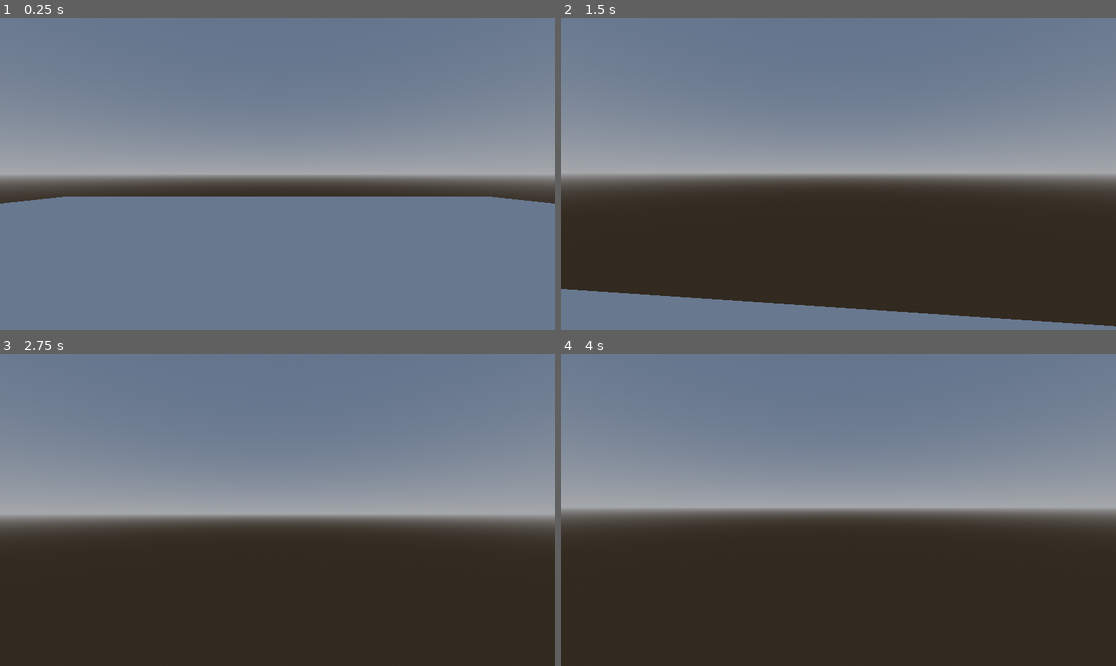
Above: before the commit, frames 1-4 (two rows, left to right).
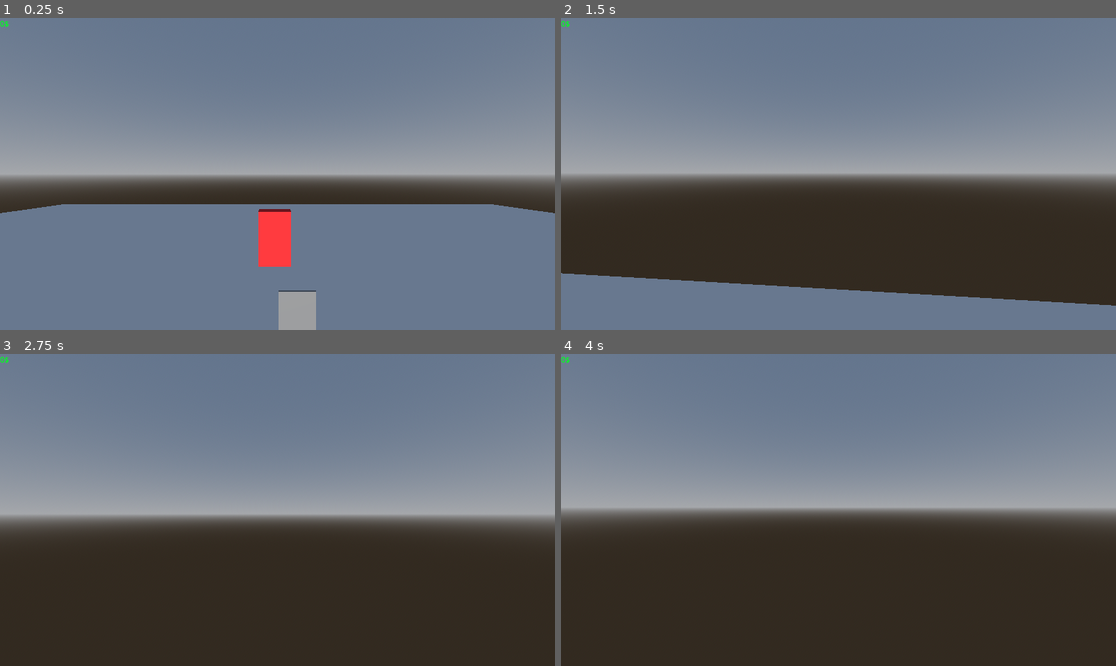
Above: after the commit, the same moments.

Repository: coatline/ludum-dare-58
Game: Godot game, scene res://Scenes/game.tscn
Same seed, same stepped clock (60 frames per second), same inputs: the game is played once before the commit and once after it.
Inputs (mouse positions are in pixels of both pictures, inside the frame that each line leads up to):
- Up to frame 1 (0.25 s): no input
- Up to frame 2 (1.5 s): move the mouse to (866, 174) at 0.52 s; hold Ctrl (crouch) 0.53-1.28 s; hold W (move_forward) from 0.53 s (still down); tap Space (jump) at 0.77 s; tap E (interact) at 0.8, 1.35 s; move the mouse to (810, 174) at 1.27 s
- Up to frame 3 (2.75 s): keep holding W (move_forward); tap Space (jump) at 1.52 s; tap Q (drop, bound only after the commit) at 1.55, 2.1 s; tap Enter at 2 s; move the mouse to (288, 503) at 2.02 s; hold Ctrl (crouch) from 2.03 s (still down)
- Up to frame 4 (4 s): keep holding W (move_forward); tap Space (jump) at 2.75, 3.02, 3.77 s; move the mouse to (832, 516) at 2.77 s; release Ctrl (crouch) at 2.78 s; tap Ctrl (crouch) at 2.85 s; tap E (interact) at 3.05, 3.6 s; tap Enter at 3.5 s; move the mouse to (877, 513) at 3.52 s; tap Q (drop, bound only after the commit) at 3.8 s

The runs differ from the first frame. In frame 1, 4.5% of the frame differs, in the area x 0-100%, y 0-100%; in frame 2, 5.8%, in the area x 0-100%, y 0-99%; in frame 3, less than 0.1%; in frame 4, less than 0.1%.
Error after the commit: Parse Error: Expected indented block after function declaration. (res://Scripts/card_pack.gd:5)

Commit message:
Got some stuff

Diff:
--- /dev/null
+++ b/Resources/Common.tres
@@ -0,0 +1,7 @@
+[gd_resource type="Resource" script_class="CardType" load_steps=2 format=3 uid="uid://chxamap2tc3jm"]
+
+[ext_resource type="Script" uid="uid://dsonpbif12sdy" path="res://Scripts/card_type.gd" id="1_1sjje"]
+
+[resource]
+script = ExtResource("1_1sjje")
+metadata/_custom_type_script = "uid://dsonpbif12sdy"
--- a/Scenes/game.tscn
+++ b/Scenes/game.tscn
@@ -1,7 +1,9 @@
-[gd_scene load_steps=11 format=3 uid="uid://db4sxar4lhac1"]
+[gd_scene load_steps=18 format=3 uid="uid://db4sxar4lhac1"]
 
 [ext_resource type="PackedScene" uid="uid://rwtxgxevspvg" path="res://Scenes/player.tscn" id="1_ebmjs"]
 [ext_resource type="Script" uid="uid://77uw5vitr3ja" path="res://Scripts/holdable_object.gd" id="2_qxrlw"]
+[ext_resource type="Script" uid="uid://765w2ijtm8p2" path="res://Scripts/card_pack.gd" id="3_wrm1d"]
+[ext_resource type="Script" uid="uid://onl5nq8141yf" path="res://Scripts/card_object.gd" id="4_3dryh"]
 
 [sub_resource type="BoxShape3D" id="BoxShape3D_ebmjs"]
 size = Vector3(20, 0.5, 20)
@@ -20,8 +22,27 @@
 sky = SubResource("Sky_qxrlw")
 
 [sub_resource type="BoxShape3D" id="BoxShape3D_qxrlw"]
+size = Vector3(0.5, 0.5, 0.5)
+
+[sub_resource type="StandardMaterial3D" id="StandardMaterial3D_qxrlw"]
+albedo_color = Color(0.9999998, 0.1873051, 0.1991657, 1)
 
 [sub_resource type="BoxMesh" id="BoxMesh_wrm1d"]
+material = SubResource("StandardMaterial3D_qxrlw")
+size = Vector3(0.5, 0.5, 0.5)
+
+[sub_resource type="BoxShape3D" id="BoxShape3D_wrm1d"]
+size = Vector3(0.3, 0.5, 0.15)
+
+[sub_resource type="BoxMesh" id="BoxMesh_3dryh"]
+material = SubResource("StandardMaterial3D_qxrlw")
+size = Vector3(0.3, 0.5, 0.15)
+
+[sub_resource type="BoxShape3D" id="BoxShape3D_3dryh"]
+size = Vector3(0.3, 0.5, 0.025)
+
+[sub_resource type="BoxMesh" id="BoxMesh_wowpa"]
+size = Vector3(0.3, 0.5, 0.025)
 
 [node name="Game" type="Node3D"]
 
@@ -45,9 +66,11 @@
 [node name="WorldEnvironment" type="WorldEnvironment" parent="."]
 environment = SubResource("Environment_ebmjs")
 
-[node name="RigidBody3D" type="RigidBody3D" parent="."]
+[node name="RigidBody3D" type="RigidBody3D" parent="." node_paths=PackedStringArray("rb", "collider")]
 transform = Transform3D(1, 0, 0, 0, 1, 0, 0, 0, 1, -2.8667564, 1.3867435, -0.5337434)
 script = ExtResource("2_qxrlw")
+rb = NodePath(".")
+collider = NodePath("CollisionShape3D")
 
 [node name="CollisionShape3D" type="CollisionShape3D" parent="RigidBody3D"]
 shape = SubResource("BoxShape3D_qxrlw")
@@ -55,3 +78,24 @@
 [node name="MeshInstance3D" type="MeshInstance3D" parent="RigidBody3D/CollisionShape3D"]
 mesh = SubResource("BoxMesh_wrm1d")
 skeleton = NodePath("../..")
+
+[node name="CardPack" type="RigidBody3D" parent="."]
+transform = Transform3D(1, 0, 0, 0, 1, 0, 0, 0, 1, -0.026085377, 1.3867435, -2.4191875)
+script = ExtResource("3_wrm1d")
+
+[node name="CollisionShape3D" type="CollisionShape3D" parent="CardPack"]
+shape = SubResource("BoxShape3D_wrm1d")
+
+[node name="MeshInstance3D" type="MeshInstance3D" parent="CardPack/CollisionShape3D"]
+mesh = SubResource("BoxMesh_3dryh")
+skeleton = NodePath("../..")
+
+[node name="Card" type="RigidBody3D" parent="."]
+transform = Transform3D(1, 0, 0, 0, 1, 0, 0, 0, 1, 0.15572906, 0.6983392, -2.1169214)
+script = ExtResource("4_3dryh")
+
+[node name="CollisionShape3D" type="CollisionShape3D" parent="Card"]
+shape = SubResource("BoxShape3D_3dryh")
+
+[node name="MeshInstance3D" type="MeshInstance3D" parent="Card/CollisionShape3D"]
+mesh = SubResource("BoxMesh_wowpa")
--- a/Scenes/player.tscn
+++ b/Scenes/player.tscn
@@ -2,17 +2,18 @@
 
 [ext_resource type="Script" uid="uid://buaoiclqane4o" path="res://Scripts/player.gd" id="1_v0iea"]
 [ext_resource type="Script" uid="uid://b6dsfn8iylghq" path="res://Scripts/player_interact.gd" id="2_cvnsp"]
-[ext_resource type="Script" uid="uid://chg8iermxxu7c" path="res://Scripts/object_holder.gd" id="3_6t5aa"]
+[ext_resource type="Script" uid="uid://78qwmfmsm0p1" path="res://Scripts/player_object_holder.gd" id="3_6t5aa"]
 
 [sub_resource type="CapsuleShape3D" id="CapsuleShape3D_ebmjs"]
 
 [sub_resource type="CapsuleMesh" id="CapsuleMesh_2poj3"]
 
-[node name="Player" type="CharacterBody3D"]
+[node name="Player" type="CharacterBody3D" node_paths=PackedStringArray("object_holder")]
 axis_lock_angular_x = true
 axis_lock_angular_z = true
 script = ExtResource("1_v0iea")
 sensitivity = 0.1
+object_holder = NodePath("Hand")
 
 [node name="CollisionShape3D" type="CollisionShape3D" parent="."]
 transform = Transform3D(1, 0, 0, 0, 1, 0, 0, 0, 1, 0, 1, 0)
@@ -32,12 +33,13 @@
 transform = Transform3D(1, 0, 0, 0, 1, 0, 0, 0, 1, 0, 0, -0.34058595)
 target_position = Vector3(0, 0, -2)
 script = ExtResource("2_cvnsp")
-interact_label = NodePath("../../../Control/Label")
+interact_label = NodePath("../../../Control/Interact")
 object_holder = NodePath("../../../Hand")
 
-[node name="Hand" type="Node3D" parent="." node_paths=PackedStringArray("hand")]
-transform = Transform3D(1, 0, 0, 0, 1, 0, 0, 0, 1, 0.26523185, 1.0320841, -1.2243512)
+[node name="Hand" type="Node3D" parent="." node_paths=PackedStringArray("drop_label", "hand")]
+transform = Transform3D(1, 0, 0, 0, 1, 0, 0, 0, 1, 0.26523185, 1.0320841, -1.3284174)
 script = ExtResource("3_6t5aa")
+drop_label = NodePath("../Control/Drop")
 hand = NodePath(".")
 
 [node name="Control" type="Control" parent="."]
@@ -48,7 +50,7 @@
 grow_horizontal = 2
 grow_vertical = 2
 
-[node name="Label" type="Label" parent="Control"]
+[node name="Interact" type="Label" parent="Control"]
 layout_mode = 1
 anchors_preset = 7
 anchor_left = 0.5
@@ -63,3 +65,23 @@
 text = "'E'"
 horizontal_alignment = 1
 vertical_alignment = 2
+
+[node name="Drop" type="Label" parent="Control"]
+visible = false
+layout_mode = 1
+anchors_preset = 2
+anchor_top = 1.0
+anchor_bottom = 1.0
+offset_top = -23.0
+offset_right = 62.0
+grow_vertical = 0
+text = "Drop - Q"
+horizontal_alignment = 1
+vertical_alignment = 2
+
+[node name="Money" type="RichTextLabel" parent="Control"]
+modulate = Color(0, 1, 0.116666794, 1)
+layout_mode = 0
+offset_right = 40.0
+offset_bottom = 40.0
+text = "0$"
--- /dev/null
+++ b/Scripts/card_object.gd
@@ -0,0 +1 @@
+extends HoldableObject
--- /dev/null
+++ b/Scripts/card_pack.gd
@@ -0,0 +1,5 @@
+extends HoldableObject
+
+
+
+func start_using(direction: Vector3) -> void:
--- /dev/null
+++ b/Scripts/card_type.gd
@@ -0,0 +1,4 @@
+extends Resource
+class_name CardType
+
+@export var rarity : float
--- a/Scripts/holdable_object.gd
+++ b/Scripts/holdable_object.gd
@@ -7,6 +7,7 @@
 
 @export var rb: RigidBody3D
 @export var drop_force: float = 10.0
+@export var collider: CollisionShape3D
 
 var being_held: bool = false
 var current_holder: Node = null
@@ -14,8 +15,7 @@
 # --- Pickup / Drop ---
 
 func pickup():
-	if not rb:
-		return
+	collider.disabled = true
 	rb.linear_velocity = Vector3.ZERO
 	rb.angular_velocity = Vector3.ZERO
 
@@ -23,31 +23,27 @@
 	rb.gravity_scale = 0.0
 
 	being_held = true
-	emit_signal("picked_up")
+	picked_up.emit()
 
 func drop(direction: Vector3):
 	leave_hand()
-	if rb:
-		rb.linear_velocity = direction.normalized() * drop_force
+	rb.linear_velocity = direction.normalized() * drop_force
 
 func leave_hand():
-	if not rb:
-		return
+	collider.disabled = false
 	rb.contact_monitor = true
 	rb.gravity_scale = 1.0
 
 	being_held = false
 	current_holder = null
-	emit_signal("left_hand")
+	left_hand.emit()
 
-func hold(position: Vector3, rotation: Vector3):
+func hold(pos: Vector3, rot: Vector3):
 	being_held = true
-	global_transform.origin = position
-	rotation_degrees = rotation
+	global_transform.origin = pos
+	rotation_degrees = rot
 
 func interact(interactor):
-	print()
-	#if interactor.has_propert("object_holder"):
 	interactor.object_holder.pickup(self)
 	current_holder = interactor.object_holder
 
@@ -66,10 +62,8 @@
 func finish_using(direction: Vector3) -> void:
 	pass
 
-# --- Properties ---
 func rotate_vertically() -> bool:
 	return false
 
-# --- Destruction ---
 func _exit_tree():
 	emit_signal("destroyed")
--- a/Scripts/interactable.gd
+++ b/Scripts/interactable.gd
@@ -2,8 +2,7 @@
 class_name Interactable
 
 @export var display_name: String = "Interact"
+signal hovered(started: bool)
 
 func interact(interactor):
 	print("Interacted with ", display_name)
-
-signal hovered(started: bool)
--- /dev/null
+++ b/Scripts/money_manager.gd
@@ -0,0 +1 @@
+extends Node
--- a/Scripts/object_holder.gd
+++ b/Scripts/object_holder.gd
@@ -3,24 +3,19 @@
 
 @export var hand: Node3D
 
-var holdable_object: Node = null
+var holdable_object: HoldableObject = null
 
 func pickup(obj):
-	#SoundManager.play_sound("PickupObject", global_transform.origin)
 	holdable_object = obj
 	holdable_object.pickup()
 
-	if holdable_object.has_signal("left_hand"):
-		holdable_object.connect("left_hand", Callable(self, "_holdable_object_left_hand"))
-	if holdable_object.has_signal("destroyed"):
-		holdable_object.connect("destroyed", Callable(self, "_holdable_object_left_hand"))
+	holdable_object.left_hand.connect(object_left)
+	holdable_object.destroyed.connect(object_left)
 
-func _holdable_object_left_hand():
+func object_left():
 	if holdable_object:
-		if holdable_object.is_connected("left_hand", _holdable_object_left_hand):
-			holdable_object.disconnect("left_hand", _holdable_object_left_hand)
-		if holdable_object.is_connected("destroyed", _holdable_object_left_hand):
-			holdable_object.disconnect("destroyed", _holdable_object_left_hand)
+		holdable_object.left_hand.connect(object_left)
+		holdable_object.destroyed.connect(object_left)
 		holdable_object = null
 
 func try_drop():
@@ -45,7 +40,7 @@
 		var rot_x = 0
 		if holdable_object.rotate_vertically:
 			rot_x = get_viewport().get_camera_3d().rotation.x
-		var rot = Vector3(rot_x, hand.rotation.y, hand.rotation.z)
+		var rot = Vector3(rot_x, hand.global_rotation_degrees.y, hand.global_rotation_degrees.z)
 		holdable_object.hold(hand.global_transform.origin, rot)
 
 func has_item() -> bool:
--- a/Scripts/player.gd
+++ b/Scripts/player.gd
@@ -9,6 +9,7 @@
 @export var sensitivity = 0.2
 @export var min_angle = -80
 @export var max_angle = 90
+@export var object_holder : ObjectHolder
 
 @onready var head = $Head
 @onready var collision_shape = $CollisionShape3D
@@ -24,6 +25,9 @@
 func _physics_process(delta):
 	var move_speed = speed
 
+	if Input.is_action_just_pressed("drop"):
+		object_holder.try_drop()
+
 	if not is_on_floor():
 		velocity.y -= gravity * delta
 	else:
@@ -31,9 +35,9 @@
 			velocity.y = jump
 		elif Input.is_action_pressed("crouch"):
 			move_speed = crouch_speed
+			crouch(delta, true)
+		else:
 			crouch(delta)
-		else:
-			crouch(delta, true)
 
 	var input_dir = Input.get_vector("move_left", "move_right", "move_forward", "move_backward")
 	var direction = (transform.basis * Vector3(input_dir.x, 0, input_dir.y)).normalized()
--- a/Scripts/player_interact.gd
+++ b/Scripts/player_interact.gd
@@ -19,7 +19,7 @@
 				hovered_object = collider
 				hovered_object.emit_signal("hovered", true)
 
-			interact_label.text = collider.display_name + " (e)"
+			interact_label.text = collider.display_name + " - E"
 			if Input.is_action_just_pressed("interact"):
 				collider.interact(self)
 		else:
--- /dev/null
+++ b/Scripts/player_object_holder.gd
@@ -0,0 +1,11 @@
+extends ObjectHolder
+
+@export var drop_label: Label
+
+func pickup(obj):
+	super.pickup(obj)
+	drop_label.visible = true
+
+func object_left():
+	super.object_left()
+	drop_label.visible = false
--- a/project.godot
+++ b/project.godot
@@ -18,6 +18,13 @@
 [autoload]
 
 SoundManager="*res://Scripts/sound_manager.gd"
+MoneyManager="*res://Scripts/money_manager.gd"
+
+[debug]
+
+gdscript/warnings/unused_variable=0
+gdscript/warnings/unused_parameter=0
+gdscript/warnings/unused_signal=0
 
 [input]
 
@@ -60,6 +67,11 @@
 "events": [Object(InputEventKey,"resource_local_to_scene":false,"resource_name":"","device":-1,"window_id":0,"alt_press …(192 unchanged characters)…
 ]
 }
+drop={
+"deadzone": 0.2,
+"events": [Object(InputEventKey,"resource_local_to_scene":false,"resource_name":"","device":-1,"window_id":0,"alt_pressed":false,"shift_pressed":false,"ctrl_pressed":false,"meta_pressed":false,"pressed":false,"keycode":0,"physical_keycode":81,"key_label":0,"unicode":113,"location":0,"echo":false,"script":null)
+]
+}
 
 [physics]
 
Not shown, added: Scripts/card_object.gd.uid
Not shown, added: Scripts/card_pack.gd.uid
Not shown, added: Scripts/card_type.gd.uid
Not shown, added: Scripts/money_manager.gd.uid
Not shown, added: Scripts/player_object_holder.gd.uid
